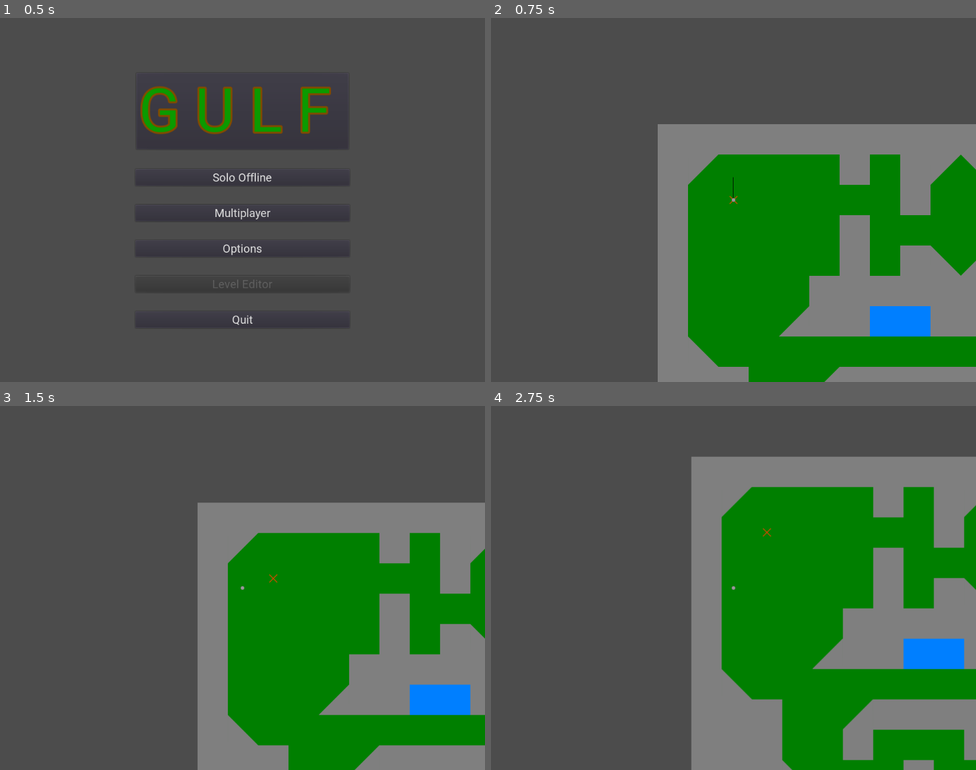
Above: before the commit, frames 1-4 (two rows, left to right).
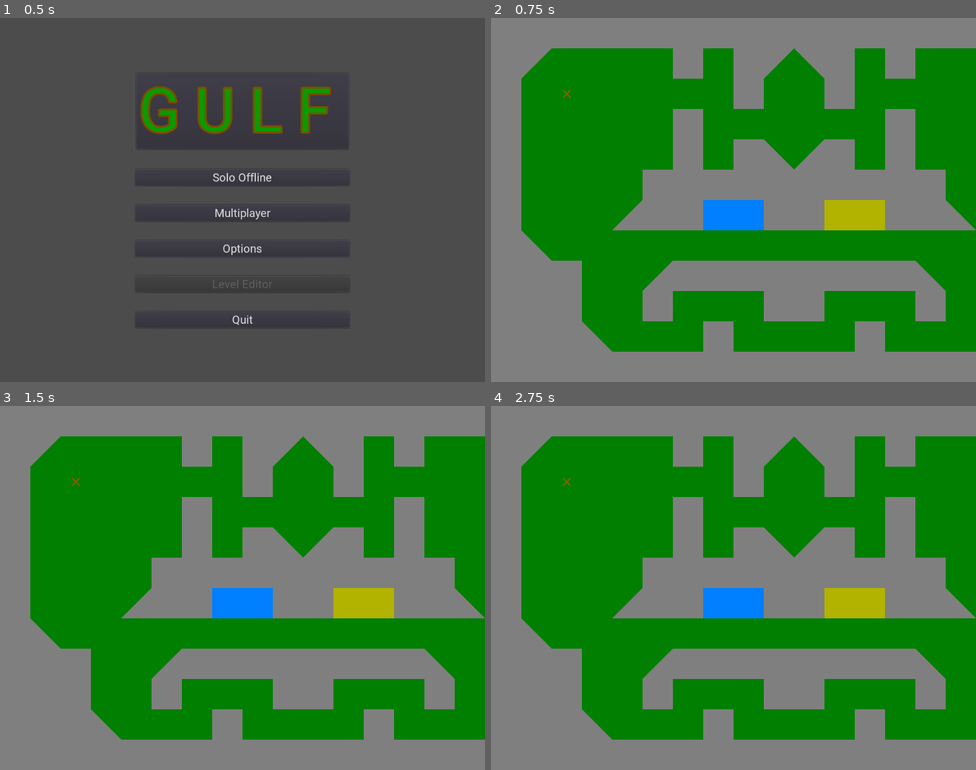
Above: after the commit, the same moments.

Repository: Halfwhit/Gulf
Game: Godot game, scene res://Scenes/MenuUI.tscn
Two runs of this game, one before a commit and one after it. Both use one fixed random seed, a clock stepped at 60 frames per second and the inputs below.
Inputs (mouse positions are in pixels of both pictures, inside the frame that each line leads up to):
- Up to frame 1 (0.5 s): no input
- Up to frame 2 (0.75 s): click "Solo Offline" at 0.5 s
- Up to frame 3 (1.5 s): tap Enter at 1.25 s; move the mouse to (349, 569) at 1.27 s; click (349, 569) at 1.35 s
- Up to frame 4 (2.75 s): move the mouse to (636, 606) at 2.02 s; click (636, 606) at 2.1 s

Frame 1 is identical in both runs. In frame 2, 81% of the frame differs, in the area x 0-100%, y 0-100%; in frame 3, 83%; in frame 4, 79%.

Commit message:
Added pre-loading and loading of the world (Multiplayer)
- Balls need to be able to collide with each other
- Camera should follow players ball

Diff:
--- a/Multiplayer.gd
+++ b/Multiplayer.gd
@@ -71,3 +71,36 @@
 	else:
 		players_ready.append(p_id)
 	emit_signal("player_list_updated")
+
+remotesync func preconfigure():
+	# Load world
+	print("Setting up world with " + str(players.size()) + " players.")
+	var world = load("res://Scenes/Levels/TestLevel.tscn").instance()
+	var players_node = Node2D.new()
+	players_node.set_name("players")
+	get_tree().get_root().add_child(players_node)
+	get_tree().get_root().add_child(world)
+	get_tree().get_root().get_node("Lobby").hide()
+	var player_scene = preload("res://Scenes/Assets/Player.tscn")
+
+	# Load players
+	for p in Multiplayer.players:
+		var player = player_scene.instance()
+		player.set_name(str(p))
+		player.set_player_name(players[p])
+		player.position = world.get_node("SpawnPoint").position
+		player.set_network_master(p)
+		print("Adding " + player.player_name + " to the world")
+		get_node("/root/players").add_child(player)
+
+	rpc_id(1, "done_preconfiguring", get_tree().get_network_unique_id())
+
+var players_loaded = []
+remotesync func done_preconfiguring(p_id):
+	if get_tree().is_network_server():
+		players_loaded.append(p_id)
+		if players_loaded.size() == Multiplayer.players.size():
+			rpc("post_configure_game")
+
+remotesync func post_configure_game():
+	get_tree().set_pause(false)
--- a/Scenes/Assets/Player.gd
+++ b/Scenes/Assets/Player.gd
@@ -16,37 +16,52 @@
 var player_name # TODO: add labels
 signal turn_taken # TODO: turns
 
-func set_player_name(player_name):
-	#$Label.set_text(str(player_name))
-	pass
+func set_player_name(setName):
+	player_name = setName
+	$Label.set_text(str(player_name))
 
 func _ready():
 	slave_position = position
 
 func _draw():
-	if in_motion == false:
+	if in_motion == false: # TODO: turns
 		draw_line(Vector2(), get_local_mouse_position().clamped(max_force/5), Color(0.0, 0.0, 0.0), 1.0, false)
 
 func _process(_delta):
-		update() #calls _draw()
+		update() #calls _draw() away from physics thread
 
 func _physics_process(delta):
-	#if is_network_master(): #if owner take turn
+	if is_network_master(): #if owner take turn
 
 		#Update in_motion variable
 		check_motion()
+		# TODO: move this out of physics thread
 		if in_motion == false and Input.is_action_just_pressed("touch_main"): #then set vector for shot and update score
 			get_new_vector()
 			total_hits += 1
 			emit_signal("turn_taken")
+			set_collision_mask_bit(0, 1)
 
-		hit_ball(delta)
+		#hit_ball(delta) # Apply new vector or just continue moving (I think that's how it works?)
 		#Apply friction
+		var collision = move_and_collide(ball_vector * delta)
+		if collision:
+			if collision.collider.is_class("Player.gd"):
+				collision.collider.move_and_collide(ball_vector*0.5, delta)
+				ball_vector = ball_vector.bounce(collision.normal)*0.5
+				move_and_collide(ball_vector * delta)
+			else:
+				ball_vector = ball_vector.bounce(collision.normal)
 		ball_vector = ball_vector.linear_interpolate(Vector2(0,0), friction * delta)
 
-	#	rset_unreliable("slave_position", position) #update this players slave position with its actual position, so that it renders for other players
-	#else: #update my location for other players
-	#	position = slave_position
+		rset_unreliable("slave_position", position) #update this players slave position with its actual position, so that it renders for other players
+	else: #update my location for other players
+		position = slave_position
+
+func ball_collide(new_vector, delta):
+	reset_point = get("position")
+	ball_vector = new_vector
+	hit_ball(delta)
 
 func get_new_vector():
 	reset_point = get("position")
@@ -66,9 +81,6 @@
 		in_motion = true
 
 func hit_ball(delta):
-	var collision = move_and_collide(ball_vector * delta)
-	if collision:
-			ball_vector = ball_vector.bounce(collision.normal)
 			#warning-ignore:return_value_discarded
 			move_and_collide(ball_vector * delta)
 
--- a/Scenes/Assets/Player.tscn
+++ b/Scenes/Assets/Player.tscn
@@ -1,7 +1,8 @@
-[gd_scene load_steps=6 format=2]
+[gd_scene load_steps=7 format=2]
 
 [ext_resource path="res://Scenes/Assets/Player.gd" type="Script" id=1]
 [ext_resource path="res://Resources/Sprites/Ball.png" type="Texture" id=2]
+[ext_resource path="res://Resources/Fonts/Font36.tres" type="DynamicFont" id=3]
 
 [sub_resource type="CircleShape2D" id=1]
 resource_local_to_scene = true
@@ -59,4 +60,8 @@
 drag_margin_v_enabled = false
 script = SubResource( 3 )
 
+[node name="Label" type="Label" parent="."]
+margin_right = 40.0
+margin_bottom = 14.0
+custom_fonts/font = ExtResource( 3 )
 [connection signal="area_entered" from="TriggerArea" to="." method="_on_Area2D_area_entered"]
--- a/Scenes/Levels/LevelController.gd
+++ b/Scenes/Levels/LevelController.gd
@@ -1,6 +1,7 @@
 extends Node2D
 
 #var GUI = preload("res://Scenes/GUI/GUI.tscn")
+var Player = preload("res://Scenes/Assets/Player.tscn")
 var HoleSpawn = preload("res://Scenes/Assets/Hole.tscn")
 var WaterSpawn = preload("res://Scenes/Assets/Water.tscn")
 var YellowSpawn = preload("res://Scenes/Assets/Yellow.tscn")
@@ -50,6 +51,15 @@
 
 	emit_signal("level_loaded")
 
+remotesync func spawn_player(id):
+	var player = Player.instance()
+
+	player.position = $SpawnPoint.position
+	player.name = String(id)
+	player.set_network_master(id)
+
+	get_node("players").add_child(player)
+
 func get_turn():
 	pass
 
--- a/Scenes/Levels/TestLevel.tscn
+++ b/Scenes/Levels/TestLevel.tscn
@@ -1,10 +1,11 @@
 [gd_scene load_steps=3 format=2]
 
-[ext_resource path="res://Scenes/Levels/TestLevel.gd" type="Script" id=1]
+[ext_resource path="res://Scenes/Levels/LevelController.gd" type="Script" id=1]
 [ext_resource path="res://Resources/tileset.tres" type="TileSet" id=2]
 
 [node name="TestLevel" type="Node2D"]
 pause_mode = 1
+z_index = -1
 script = ExtResource( 1 )
 
 [node name="TileMap" type="TileMap" parent="."]
--- a/Scenes/Lobby.tscn
+++ b/Scenes/Lobby.tscn
@@ -64,7 +64,11 @@
 
 sync func send_message(message_string):
 	$HBoxContainer/RightPanel/ChatBox/VBoxContainer/RichTextLabel.add_text(message_string)
-	$HBoxContainer/RightPanel/ChatBox/VBoxContainer/RichTextLabel.newline()"
+	$HBoxContainer/RightPanel/ChatBox/VBoxContainer/RichTextLabel.newline()
+
+func _on_Start_pressed():
+	print(\"Start pressed\")
+	Multiplayer.rpc(\"preconfigure\")"
 
 [sub_resource type="GDScript" id=3]
 script/source = "extends MarginContainer
@@ -185,6 +189,7 @@
 custom_constants/separation = 12
 
 [node name="PlayerList" type="MarginContainer" parent="HBoxContainer/LeftPanel/VBoxContainer"]
+editor/display_folded = true
 margin_right = 472.0
 margin_bottom = 260.0
 size_flags_horizontal = 3
@@ -336,6 +341,7 @@
 placeholder_text = "Enter server address"
 
 [node name="HBoxContainer" type="HBoxContainer" parent="HBoxContainer/LeftPanel/VBoxContainer/LobbyControl/Connecting"]
+editor/display_folded = true
 margin_top = 59.0
 margin_right = 448.0
 margin_bottom = 106.0
@@ -496,12 +502,12 @@
 custom_fonts/font = ExtResource( 1 )
 editable = false
 placeholder_text = "Enter message"
-
 [connection signal="pressed" from="HBoxContainer/LeftPanel/VBoxContainer/LobbyControl/Connecting/HBoxContainer/Back" to="." method="_on_Back_pressed"]
 [connection signal="pressed" from="HBoxContainer/LeftPanel/VBoxContainer/LobbyControl/Connecting/HBoxContainer/Host" to="." method="host_room"]
 [connection signal="pressed" from="HBoxContainer/LeftPanel/VBoxContainer/LobbyControl/Connecting/HBoxContainer/Join" to="." method="join_room"]
 [connection signal="pressed" from="HBoxContainer/LeftPanel/VBoxContainer/LobbyControl/Host/Disconnect" to="." method="leave_room"]
 [connection signal="pressed" from="HBoxContainer/LeftPanel/VBoxContainer/LobbyControl/Host/Ready" to="." method="_on_Ready_pressed"]
+[connection signal="pressed" from="HBoxContainer/LeftPanel/VBoxContainer/LobbyControl/Host/Start" to="." method="_on_Start_pressed"]
 [connection signal="pressed" from="HBoxContainer/LeftPanel/VBoxContainer/LobbyControl/Peer/Leave" to="." method="leave_room"]
 [connection signal="pressed" from="HBoxContainer/LeftPanel/VBoxContainer/LobbyControl/Peer/Ready" to="." method="_on_Ready_pressed"]
 [connection signal="text_entered" from="HBoxContainer/RightPanel/ChatBox/VBoxContainer/LineEdit" to="HBoxContainer/RightPanel/ChatBox" method="_on_LineEdit_text_entered"]
Not shown, changed: .gitignore
